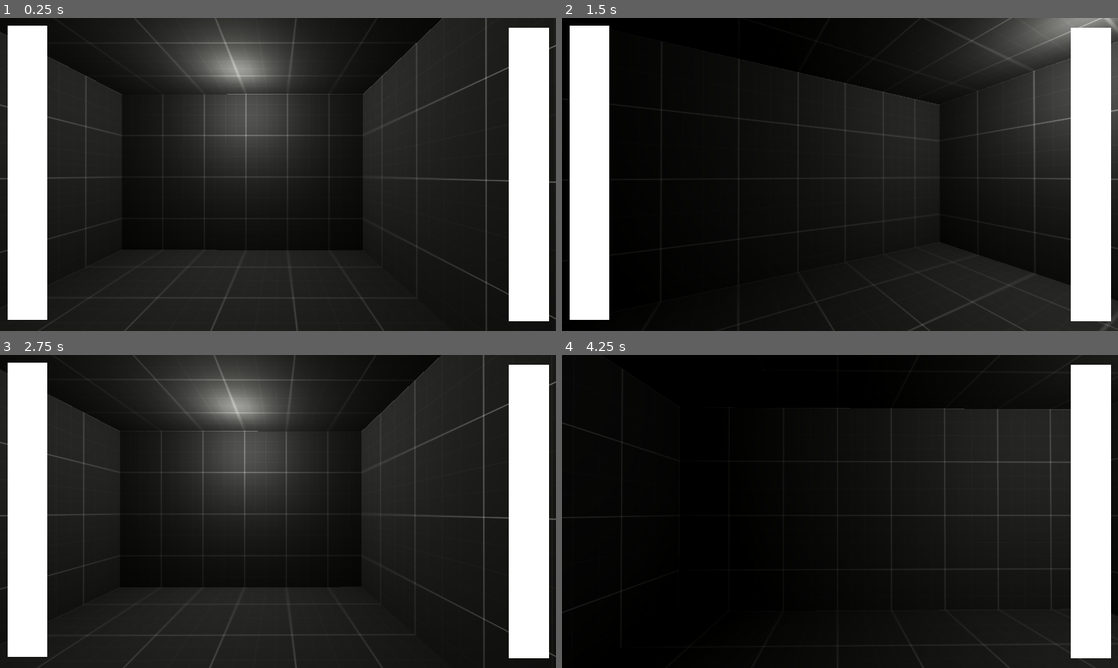
Above: before the commit, frames 1-4 (two rows, left to right).
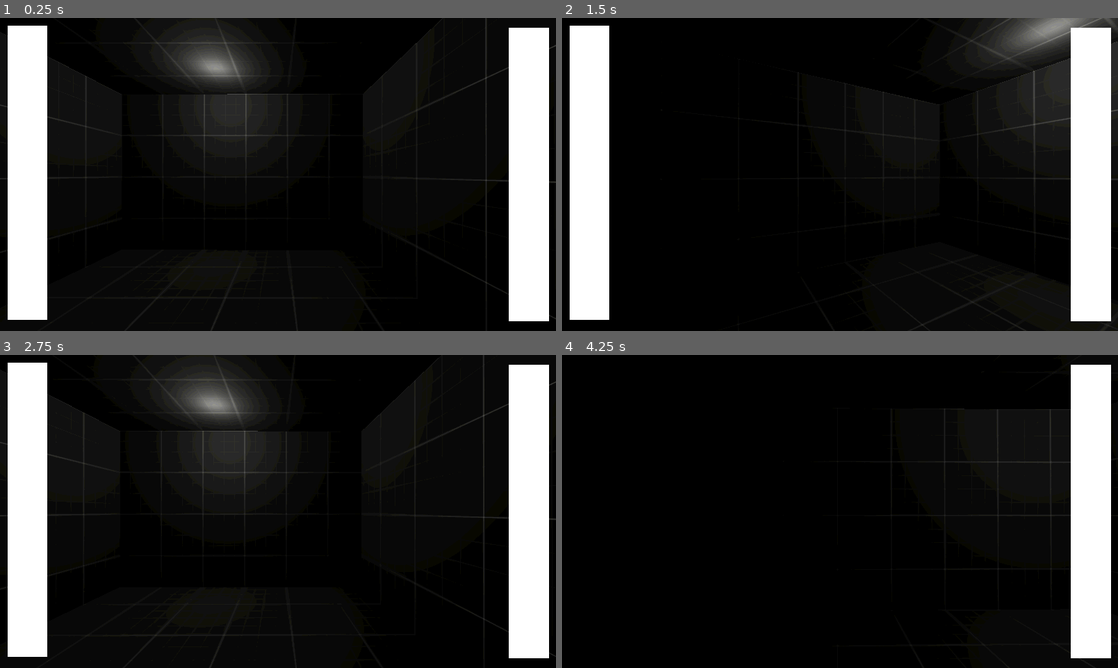
Above: after the commit, the same moments.

Repository: realparseek/hrushevka-gamejam
Game: Godot game, scene res://scenes/basement.tscn
Same seed, same stepped clock (60 frames per second), same inputs: the game is played once before the commit and once after it.
Inputs (mouse positions are in pixels of both pictures, inside the frame that each line leads up to):
- Up to frame 1 (0.25 s): no input
- Up to frame 2 (1.5 s): move the mouse to (589, 174) at 0.52 s; move the mouse to (1090, 174) at 1.27 s
- Up to frame 3 (2.75 s): no input
- Up to frame 4 (4.25 s): move the mouse to (589, 511) at 2.77 s; move the mouse to (1006, 558) at 3.52 s

The runs differ from the first frame. In frame 1, 24% of the frame differs, in the area x 0-100%, y 0-100%; in frame 2, 6.4%; in frame 3, 24%; in frame 4, 1.2%.

Commit message:
hotfix shafer

Diff:
--- a/scenes/basement.tscn
+++ b/scenes/basement.tscn
@@ -1,13 +1,20 @@
-[gd_scene load_steps=7 format=3 uid="uid://c7ta5dnsw5ugk"]
+[gd_scene load_steps=8 format=3 uid="uid://c7ta5dnsw5ugk"]
 
 [ext_resource type="Material" uid="uid://bymsl8ipnbpy8" path="res://materials/walls.material" id="1_wvfle"]
 [ext_resource type="PackedScene" uid="uid://ce1vqv5d4yabf" path="res://prefabs/player.tscn" id="2_etyrx"]
 [ext_resource type="AudioStream" uid="uid://drcnp78aaq63m" path="res://sound/underground.ogg" id="3_wy1pe"]
 [ext_resource type="Shader" uid="uid://iouphtxhkil3" path="res://shaders/ps1_post_proccess.gdshader" id="4_hc2hy"]
 
+[sub_resource type="Sky" id="Sky_hc2hy"]
+
 [sub_resource type="Environment" id="Environment_hc2hy"]
-background_mode = 3
+background_mode = 2
+sky = SubResource("Sky_hc2hy")
 tonemap_mode = 3
+tonemap_exposure = 0.52
+fog_enabled = true
+fog_mode = 1
+fog_density = 1.0
 
 [sub_resource type="ShaderMaterial" id="ShaderMaterial_wiqa1"]
 shader = ExtResource("4_hc2hy")
@@ -59,9 +66,10 @@
 transform = Transform3D(1, 0, 0, 0, 1, 0, 0, 0, 1, 0.39000285, 0.65034497, -1)
 
 [node name="OmniLight3D" type="OmniLight3D" parent="."]
-transform = Transform3D(1, 0, 0, 0, 1, 0, 0, 0, 1, 0.01855886, 1.7548112, -2.8766043)
+transform = Transform3D(1, 0, 0, 0, 1, 0, 0, 0, 1, -0.17835933, 1.8515661, -2.8396056)
 light_color = Color(1, 1, 0.95686275, 1)
 light_cull_mask = 4294966273
+omni_range = 4.0
 omni_shadow_mode = 0
 
 [node name="AudioStreamPlayer" type="AudioStreamPlayer" parent="."]
@@ -70,7 +78,9 @@
 autoplay = true
 bus = &"Ambient"
 
-[node name="ColorRect" type="ColorRect" parent="."]
+[node name="CanvasLayer" type="CanvasLayer" parent="."]
+
+[node name="ColorRect" type="ColorRect" parent="CanvasLayer"]
 material = SubResource("ShaderMaterial_wiqa1")
 anchors_preset = 15
 anchor_right = 1.0
--- a/shaders/ps1_post_proccess.gdshader
+++ b/shaders/ps1_post_proccess.gdshader
@@ -18,6 +18,6 @@
 
 	float dither_offset = (ps1_dither[index] / 8.0);
 
-	vec3 quantized_color = floor((screen_color* 255.0) / 8.0+dither_offset) / 31.0;
+	vec3 quantized_color = floor((screen_color* 255.0) / 8.0) / 31.0;
 	COLOR = vec4(quantized_color, 1);
 }
